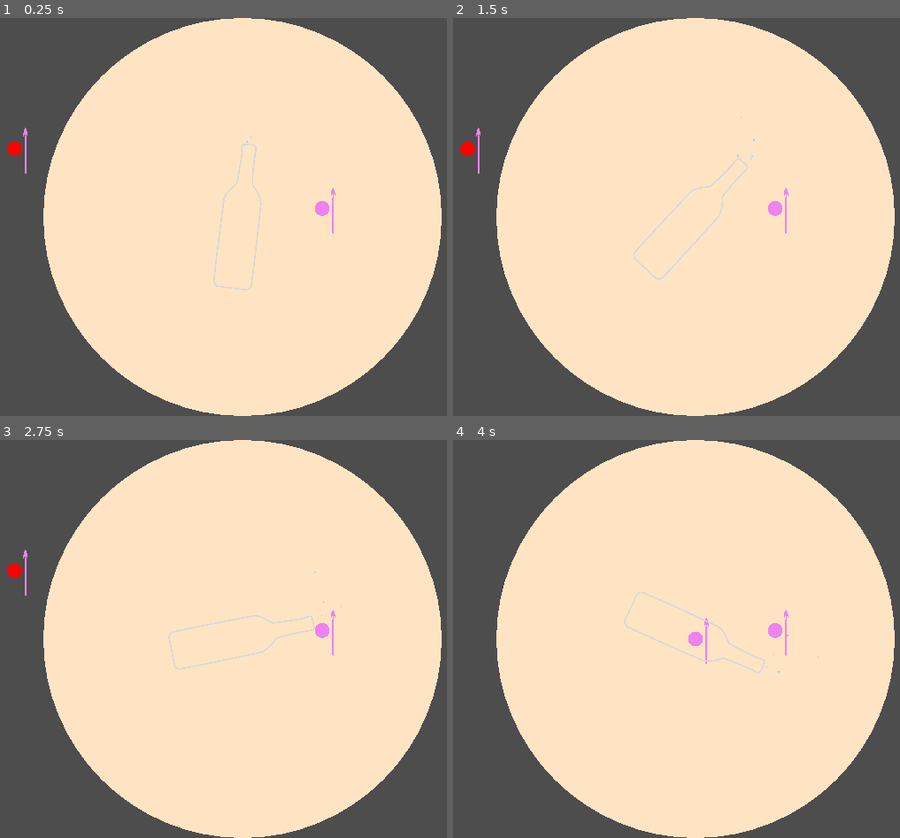
Above: before the commit, frames 1-4 (two rows, left to right).
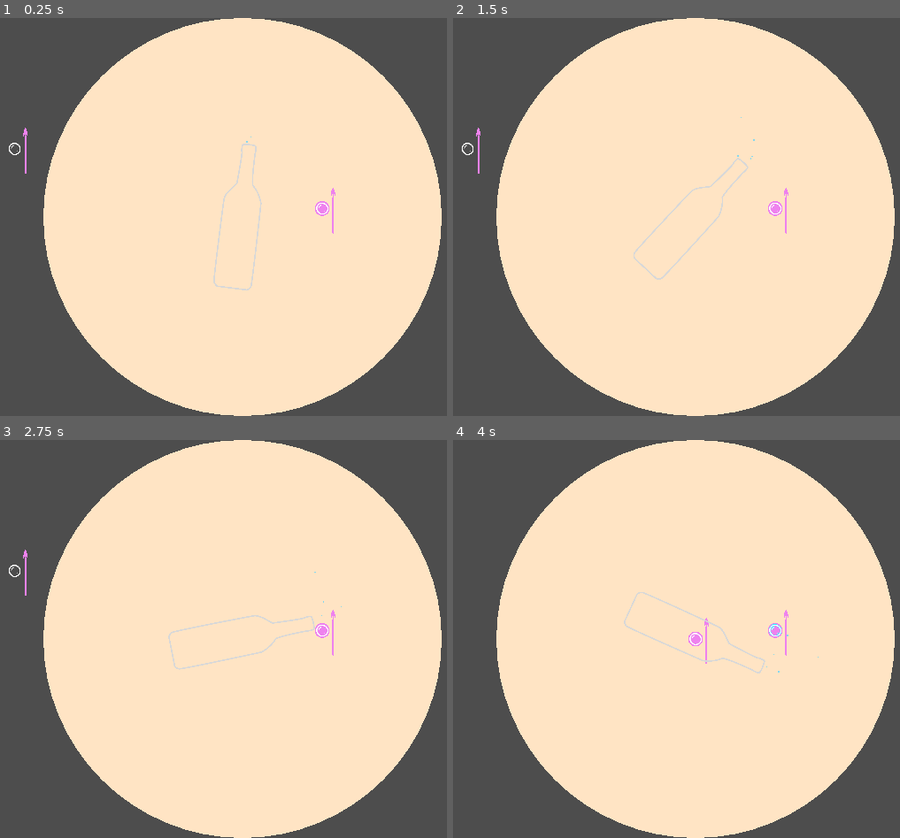
Above: after the commit, the same moments.

Repository: raffomania/bubbleneck
Game: Godot game, scene res://main.tscn
Two runs of this game, one before a commit and one after it. Both use one fixed random seed, a clock stepped at 60 frames per second and the inputs below.
Inputs:
- Up to frame 1 (0.25 s): no input
- Up to frame 2 (1.5 s): no input
- Up to frame 3 (2.75 s): no input
- Up to frame 4 (4 s): no input

The runs differ from the first frame. In frame 1, 0.1% of the frame differs, in the area x 1-74%, y 31-50%; in frame 2, 0.1%; in frame 3, 0.1%; in frame 4, less than 0.1%.

Commit message:
Add bubble texture and death particles

Diff:
--- a/Player/player.gd
+++ b/Player/player.gd
@@ -30,6 +30,8 @@
 var respawn_time := 3.0
 
 func _draw() -> void:
+    if (dead):
+        return
     var color = dead_color if dead else player_color
     draw_circle(Vector2.ZERO, radius, color, 2)
 
--- a/Player/player.tscn
+++ b/Player/player.tscn
@@ -3,6 +3,7 @@
 [ext_resource type="Script" path="res://Player/player.gd" id="1_02l3o"]
 [ext_resource type="PackedScene" uid="uid://b70qbilpbes2r" path="res://Weapon/weapon.tscn" id="2_tyojq"]
 [ext_resource type="Shader" path="res://Player/deathparticles.gdshader" id="3_x4mws"]
+[ext_resource type="Texture2D" uid="uid://ekewl83mripo" path="res://assets/bubble_texture.png" id="4_13c7d"]
 
 [sub_resource type="Curve" id="Curve_d2kbo"]
 _data = [Vector2(0, 0), 0.0, 0.0, 0, 0, Vector2(0.32199, 1), 0.0, 0.0, 0, 0]
@@ -15,20 +16,24 @@
 lifetime_randomness = 0.5
 particle_flag_disable_z = true
 emission_shape = 1
-emission_sphere_radius = 3.0
+emission_sphere_radius = 2.0
 direction = Vector3(0, 0, 0)
 spread = 180.0
-initial_velocity_min = 144.96
-initial_velocity_max = 216.39
+initial_velocity_min = 145.96
+initial_velocity_max = 258.65
 gravity = Vector3(0, 0, 0)
 tangential_accel_min = -2.23517e-06
 tangential_accel_max = -2.23517e-06
-damping_min = 31.183
-damping_max = 100.0
-scale_max = 5.0
+damping_min = 4.422
+damping_max = 49.296
 turbulence_enabled = true
-
-[sub_resource type="ImageTexture" id="ImageTexture_3aba5"]
+collision_mode = 1
+collision_friction = 0.0
+collision_bounce = 1.0
+collision_use_scale = true
+sub_emitter_mode = 2
+sub_emitter_amount_at_end = 8
+sub_emitter_keep_velocity = true
 
 [node name="Player" type="Node2D"]
 script = ExtResource("1_02l3o")
@@ -41,8 +46,12 @@
 self_modulate = Color(0.12549, 1, 1, 1)
 material = SubResource("ShaderMaterial_5oj7f")
 amount = 10
+sub_emitter = NodePath(".")
 process_material = SubResource("ParticleProcessMaterial_afeeu")
-texture = SubResource("ImageTexture_3aba5")
-lifetime = 3.0
+texture = ExtResource("4_13c7d")
+lifetime = 2.0
 explosiveness = 1.0
 randomness = 1.0
+
+[node name="Sprite2D" type="Sprite2D" parent="."]
+texture = ExtResource("4_13c7d")
Binary file changed: assets/bubble_texture.png
